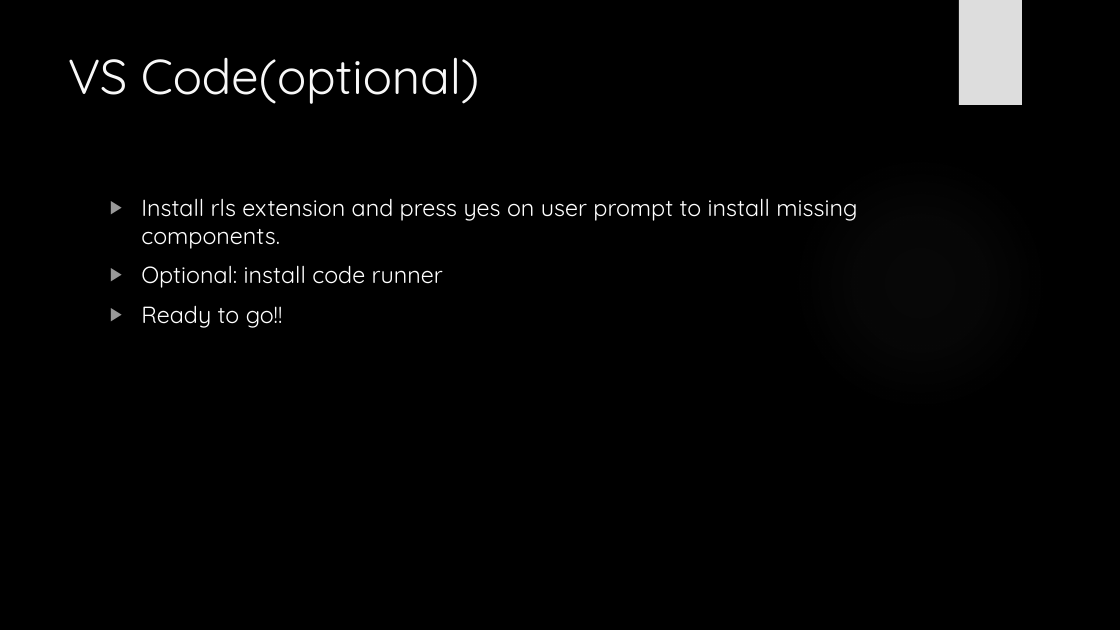
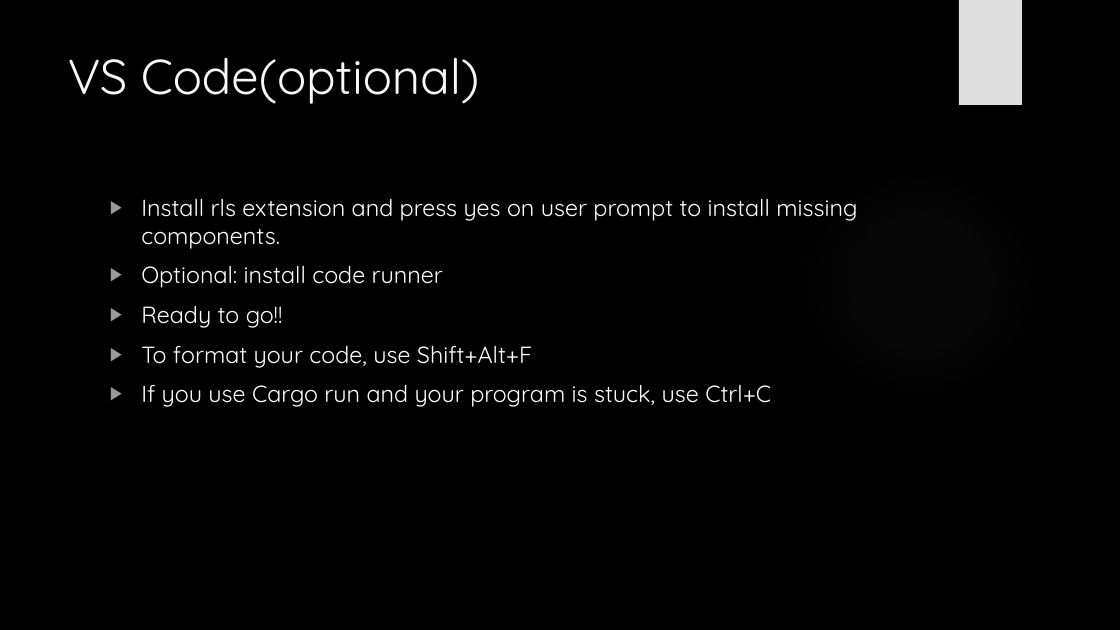
Before and after one commit to AlexbMitchelmore/WebDevRust, a slide deck: slide 6 of RUST2.pptx. Drawn at 1120x630 pixels with LibreOffice and Linux fonts; fonts in the diff are those of the drawing; background and template pictures are left out. Boxes give left, top, right and bottom in pixels: in the first picture for what was removed or moved away, otherwise in the second. Text is boxed around its words. In the diff, an @@ line names an element or a change of style, - is before the commit and + after.

```diff
--- a/RUST2.pptx
+++ b/RUST2.pptx
@@ text at [141, 345, 771, 407]: paragraphs added @@
+▶ To format your code, use Shift+Alt+F
+▶ If you use Cargo run and your program is stuck, use Ctrl+C
```
Also in this commit, not shown: 1 slide added.
